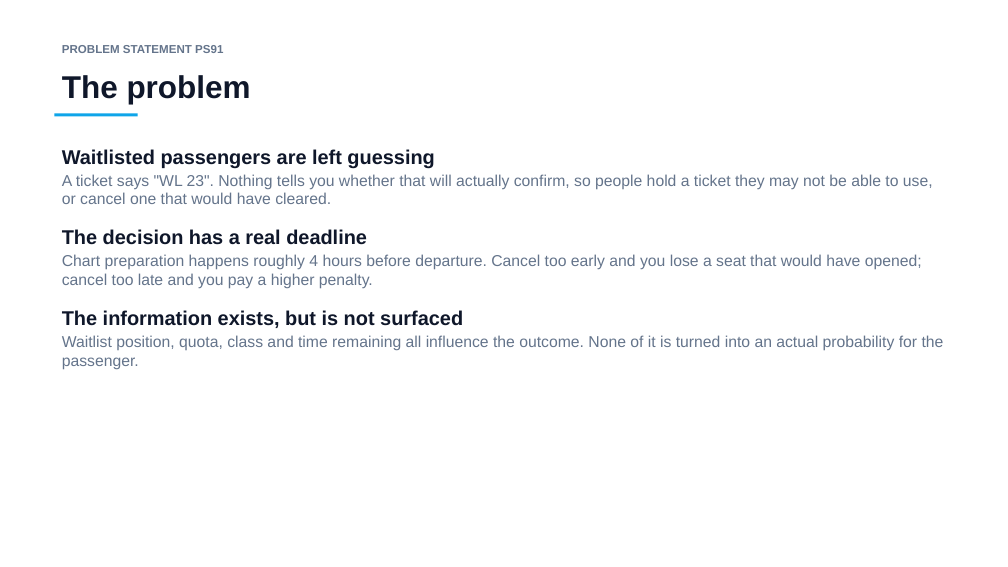
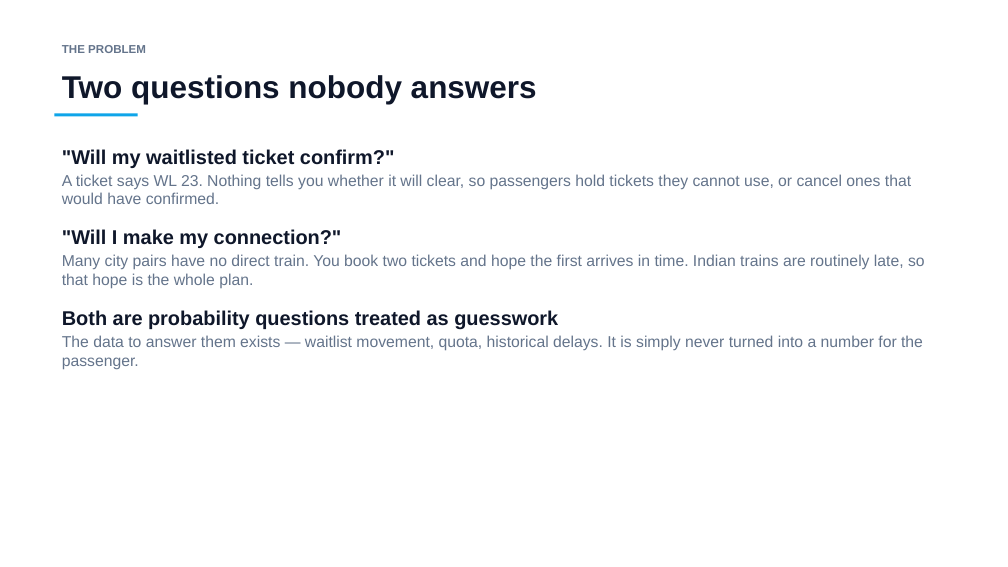
Before and after one commit to mohammadamir0762-arch/irctc, a slide deck: slide 2 of PS91_Presentation.pptx. Drawn at 1008x567 pixels with LibreOffice and Linux fonts; fonts in the diff are those of the drawing. Boxes give left, top, right and bottom in pixels: in the first picture for what was removed or moved away, otherwise in the second. Text is boxed around its words. In the diff, an @@ line names an element or a change of style, - is before the commit and + after.

```diff
--- a/PS91_Presentation.pptx
+++ b/PS91_Presentation.pptx
@@ text at (62, 45, 146, 53): text changed @@
-PROBLEM STATEMENT PS91
+THE PROBLEM
@@ text at (62, 75, 537, 104): text changed @@
-The problem
+Two questions nobody answers
@@ text at (62, 149, 925, 370): text changed @@
-Waitlisted passengers are left guessing
-A ticket says "WL 23". Nothing tells you whether that will actually confirm, so people hold a ticket they may not be able to use, or cancel one that would have cleared.
-The decision has a real deadline
-Chart preparation happens roughly 4 hours before departure. Cancel too early and you lose a seat that would have opened; cancel too late and you pay a higher penalty.
-The information exists, but is not surfaced
-Waitlist position, quota, class and time remaining all influence the outcome. None of it is turned into an actual probability for the passenger.
+"Will my waitlisted ticket confirm?"
+A ticket says WL 23. Nothing tells you whether it will clear, so passengers hold tickets they cannot use, or cancel ones that would have confirmed.
+"Will I make my connection?"
+Many city pairs have no direct train. You book two tickets and hope the first arrives in time. Indian trains are routinely late, so that hope is the whole plan.
+Both are probability questions treated as guesswork
+The data to answer them exists — waitlist movement, quota, historical delays. It is simply never turned into a number for the passenger.
```
Also in this commit, not shown: 10 other slides changed, 5 slides added, 22 slides removed, 1 other file.
